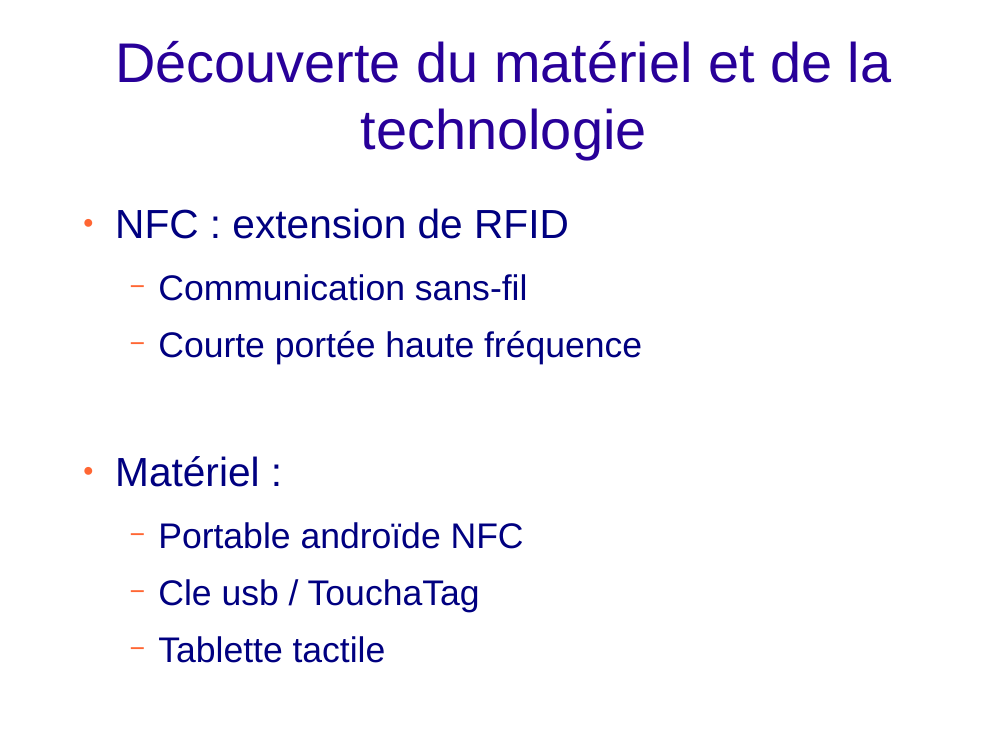
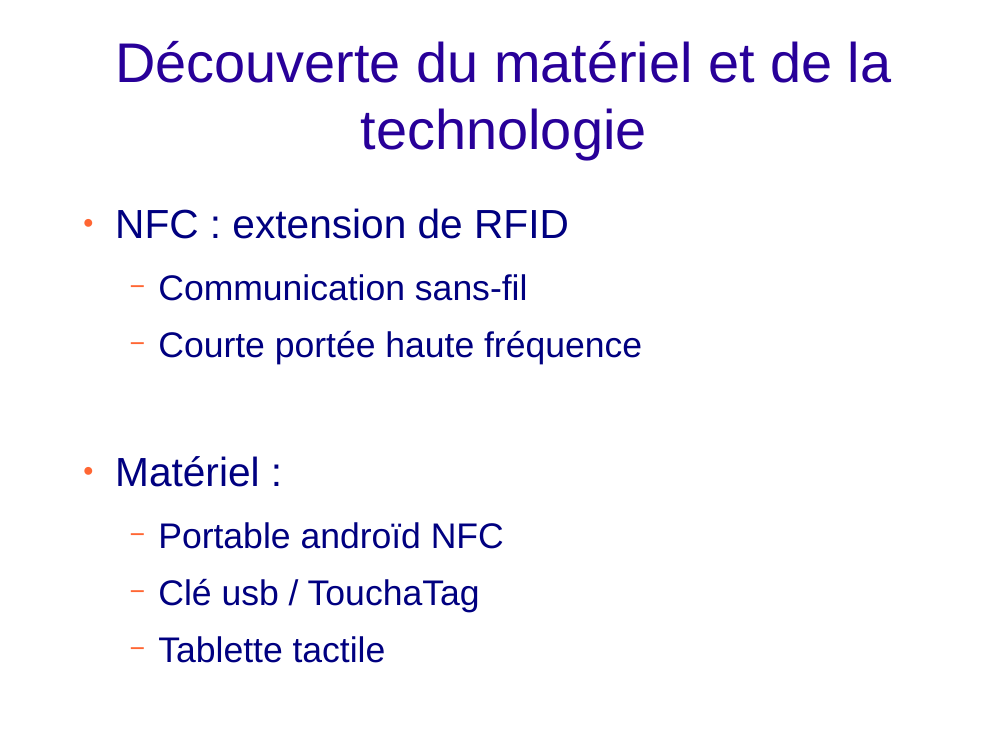
Before and after one commit to bigoud/e-cave, a slide deck: slide 2 of Presentation.odp. Drawn at 1008x756 pixels with LibreOffice and Linux fonts; fonts in the diff are those of the drawing; background and template pictures are left out. Boxes give left, top, right and bottom in pixels: in the first picture for what was removed or moved away, otherwise in the second. Text is boxed around its words. In the diff, an @@ line names an element or a change of style, - is before the commit and + after.

```diff
--- a/Presentation.odp
+++ b/Presentation.odp
@@ text at [158, 522, 504, 612]: text changed @@
-  − Portable androïde NFC
-  − Cle usb / TouchaTag
+  − Portable androïd NFC
+  − Clé usb / TouchaTag
```
Also in this commit, not shown: 11 other slides changed, 2 other files.
